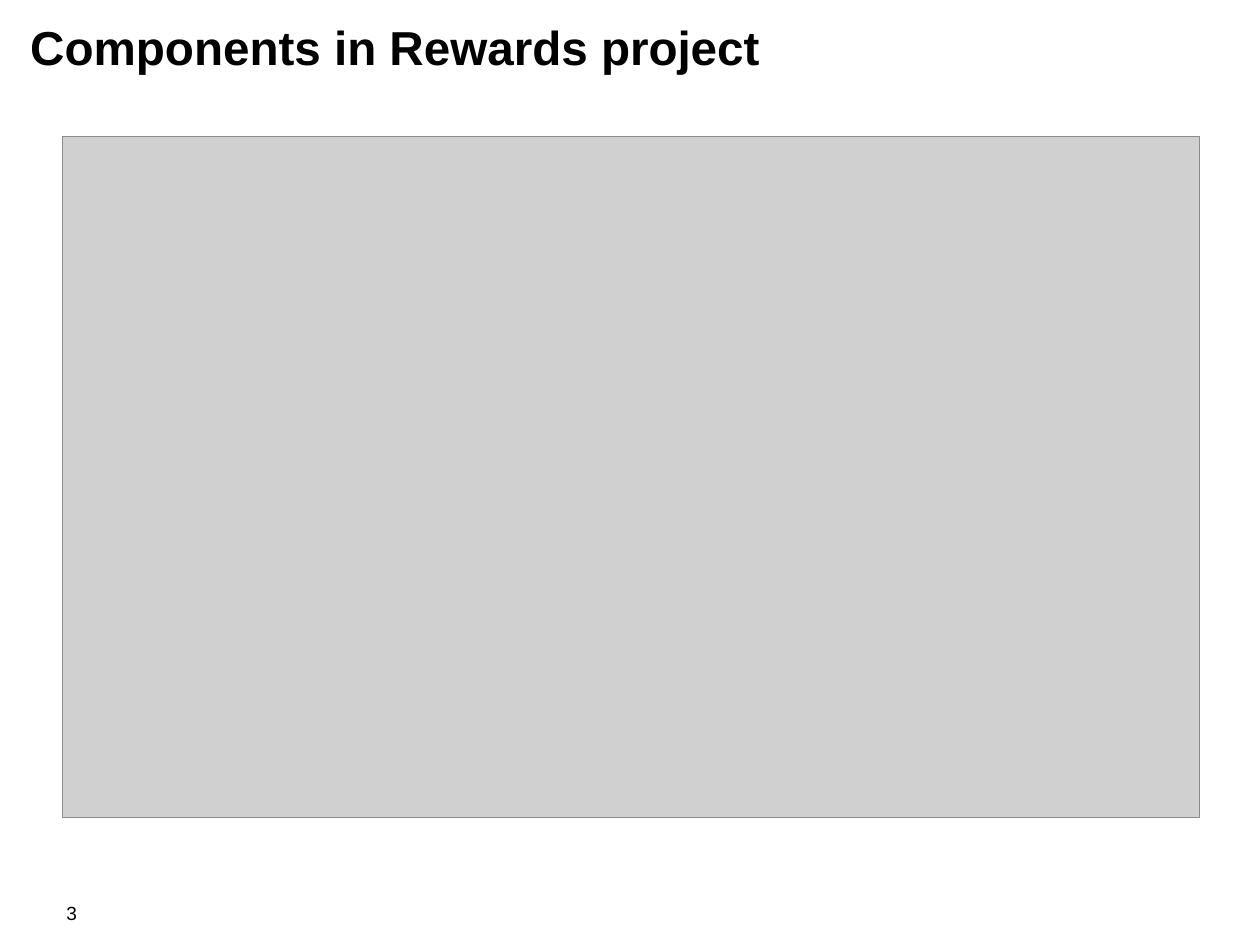
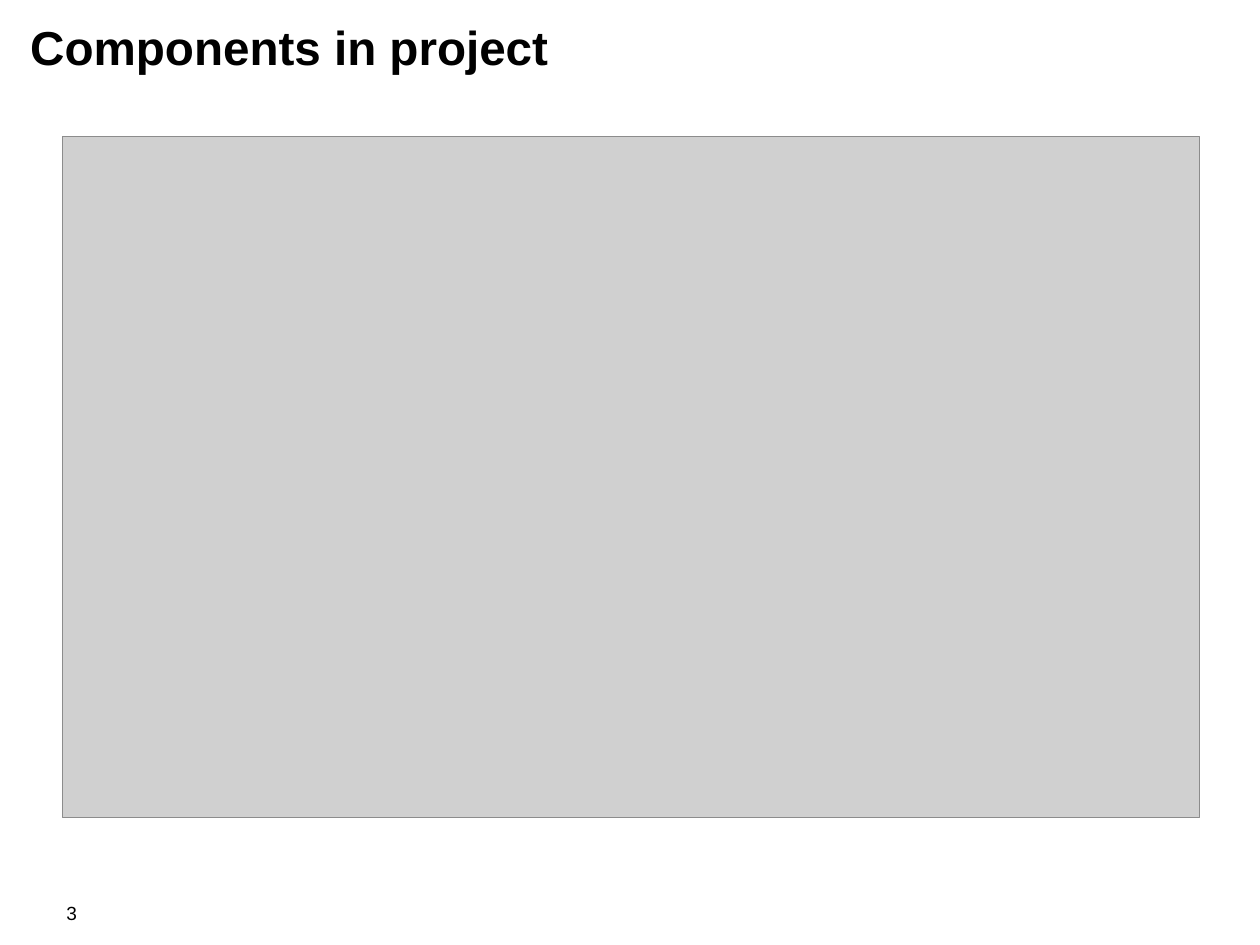
Before and after one commit to jbossdemocentral/bpms-fsw-integration-demo, a slide deck: slide 3 of docs/Demo Overview.odp. Drawn at 1260x945 pixels with LibreOffice and Linux fonts; fonts in the diff are those of the drawing; grey boxes stand for pictures; background and template pictures are left out. Boxes give left, top, right and bottom in pixels: in the first picture for what was removed or moved away, otherwise in the second. Text is boxed around its words. In the diff, an @@ line names an element or a change of style, - is before the commit and + after.

```diff
--- a/docs/Demo Overview.odp
+++ b/docs/Demo Overview.odp
@@ title at bbox=[30, 30, 548, 74]: text changed @@
-Components in Rewards project
+Components in project
```
Also in this commit, not shown: 3 other slides changed, 2 other files.
